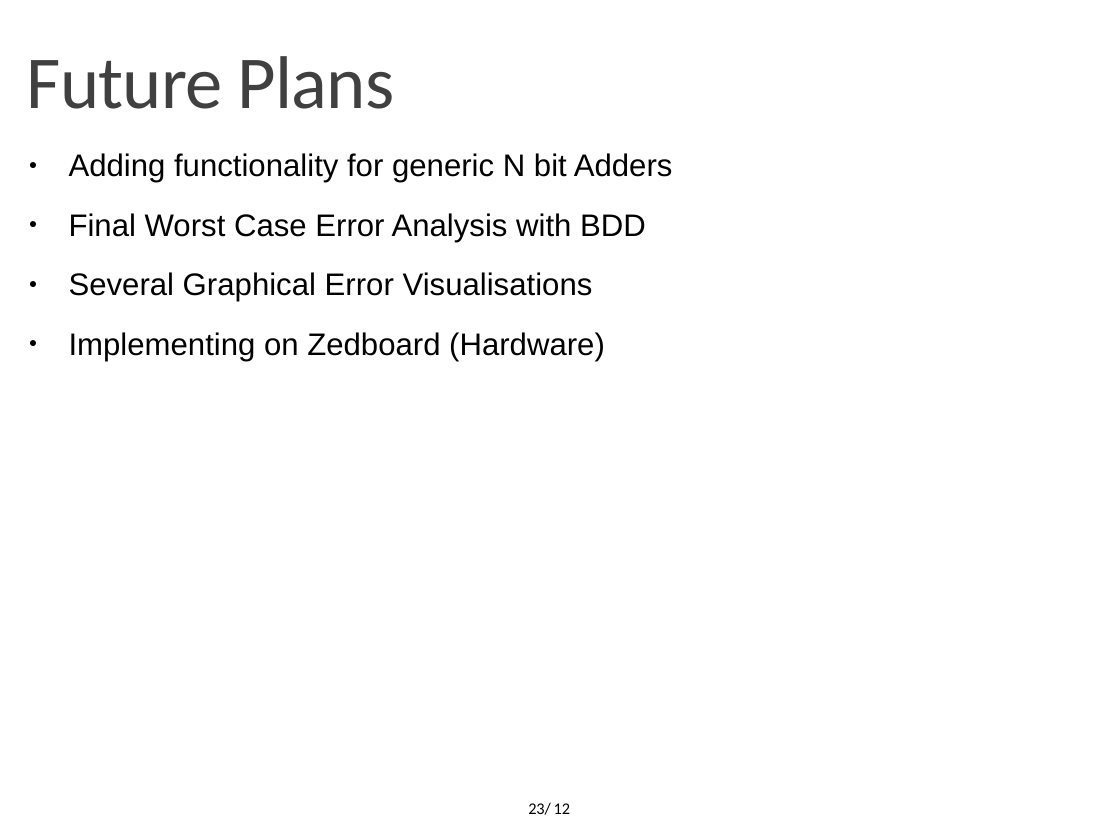
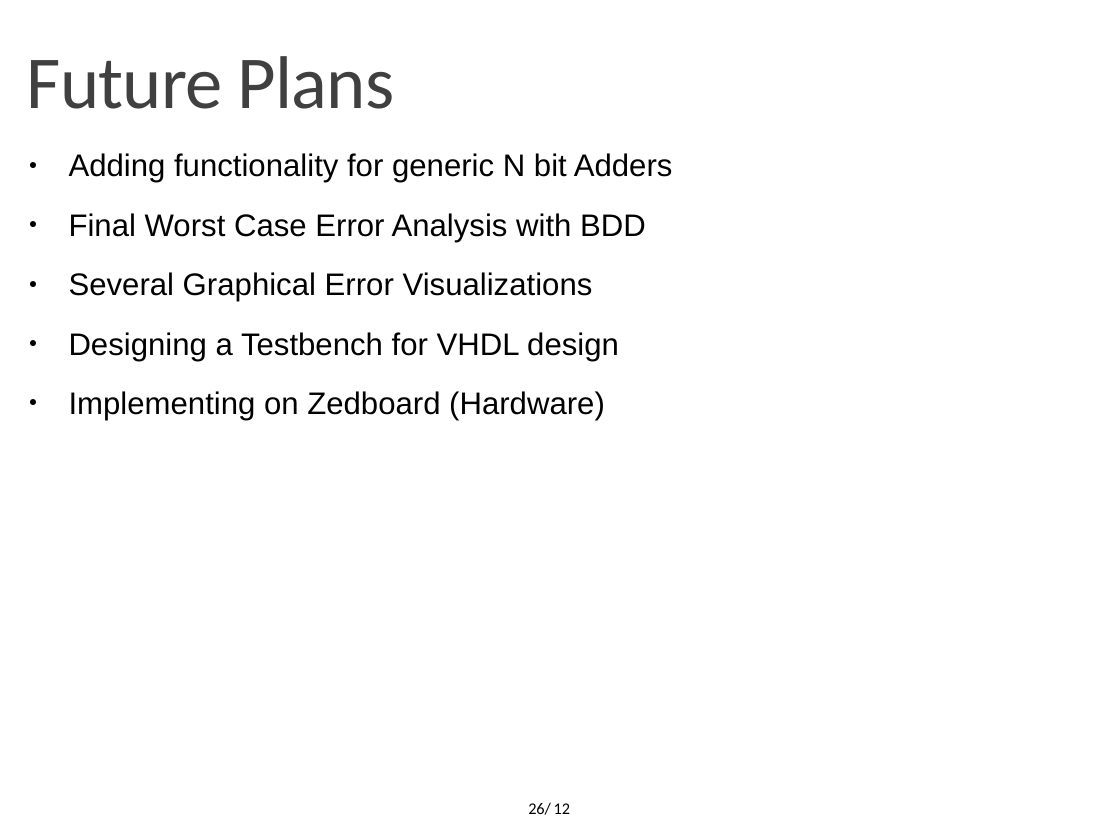
Before and after one commit to OrionLightning/Approximate-Circuit, a slide deck: slide 26 of Presentation Slides/Second Midterm (11-01-2022)/Midterm 11-01-2022.pptx (slide 23 before the commit). Drawn at 1120x840 pixels with LibreOffice and Linux fonts; fonts in the diff are those of the drawing; background and template pictures are left out. Boxes give left, top, right and bottom in pixels: in the first picture for what was removed or moved away, otherwise in the second. Text is boxed around its words. In the diff, an @@ line names an element or a change of style, - is before the commit and + after.

```diff
--- a/Presentation Slides/Second Midterm (11-01-2022)/Midterm 11-01-2022.pptx
+++ b/Presentation Slides/Second Midterm (11-01-2022)/Midterm 11-01-2022.pptx
@@ text at [69,272,619,361]: text changed @@
-● Several Graphical Error Visualisations
+● Several Graphical Error Visualizations
+● Designing a Testbench for VHDL design
@@ page number at [528,802,551,815]: text changed @@
-23/
+26/
```
Also in this commit, not shown: 3 other slides changed, 4 slides added, 1 slide removed.
